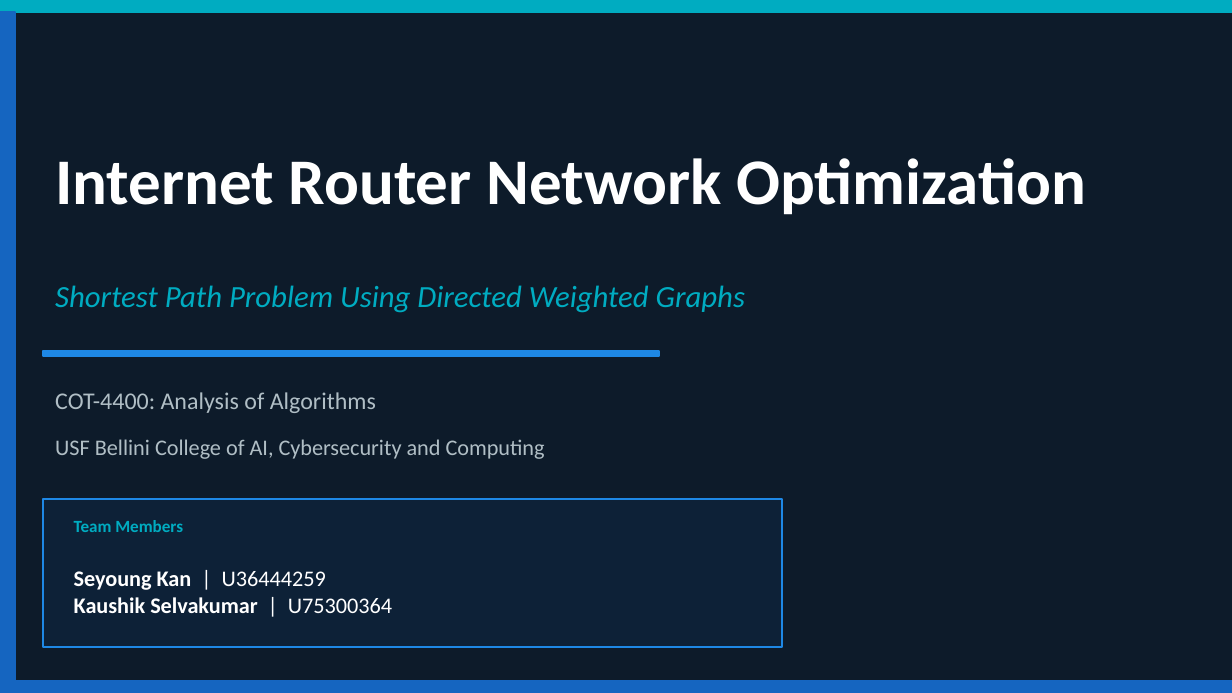
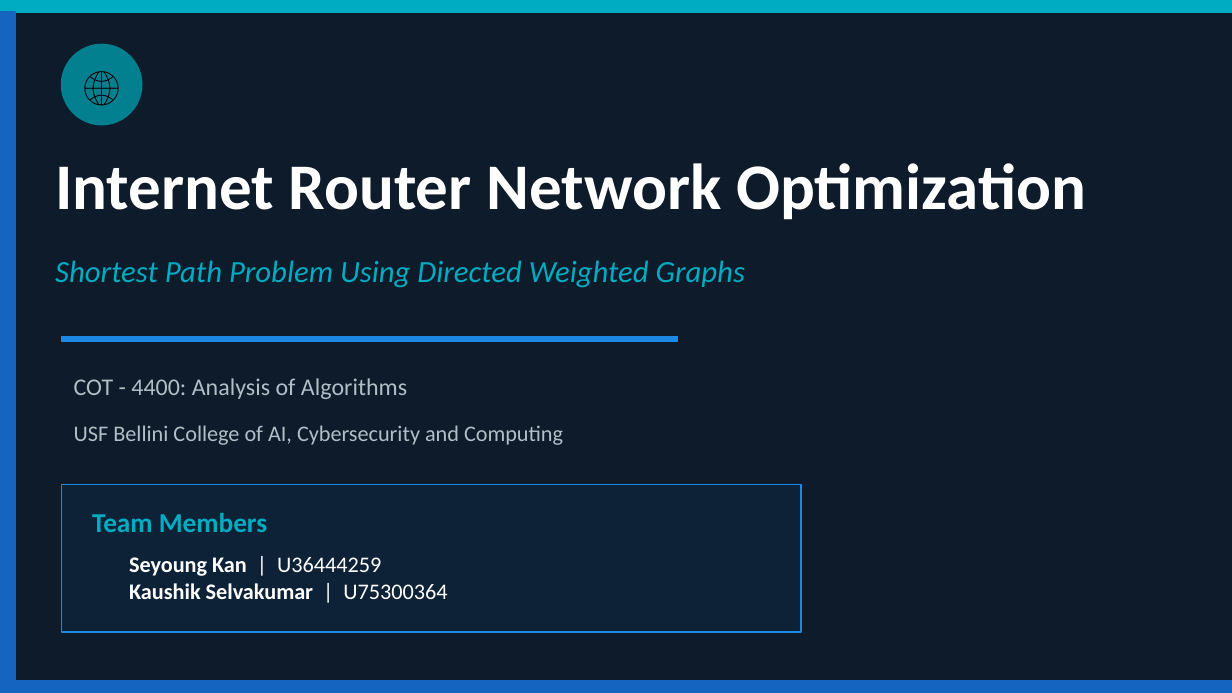
Before and after one commit to ZYXERO/COT4400-Router-Network-Optimization, a slide deck: slide 1 of docs/slides/COT4400_Presentation.pptx. Drawn at 1232x693 pixels with LibreOffice and Linux fonts; fonts in the diff are those of the drawing. Boxes give left, top, right and bottom in pixels: in the first picture for what was removed or moved away, otherwise in the second. Text is boxed around its words. In the diff, an @@ line names an element or a change of style, - is before the commit and + after.

```diff
--- a/docs/slides/COT4400_Presentation.pptx
+++ b/docs/slides/COT4400_Presentation.pptx
@@ ellipse added at [62,44,142,124], fill #028090, outline #028090 1 pt @@
@@ text added at [62,43,142,126], 20 pt, text #000000 @@
+🌐
@@ text "Internet Router Network Optimization": place and size @@
-text "Internet Router Network Optimization" at [55,158,1086,215]
+text "Internet Router Network Optimization" at [55,163,1086,220]
@@ text "Shortest Path Problem Using Directed ...": place and size @@
-text "Shortest Path Problem Using Directed ..." at [55,285,745,312]
+text "Shortest Path Problem Using Directed ..." at [55,260,745,287]
@@ text at [74,378,407,399]: spaces changed @@
-COT-4400: Analysis of Algorithms
+COT - 4400: Analysis of Algorithms
@@ 2 rectangles, 1 text: place and size @@
-2 rectangles, 1 text at [43,351,782,647]
+2 rectangles, 1 text at [62,336,801,632]
@@ text "Team Members": place and size @@
-text "Team Members" at [74,520,183,532]
+text "Team Members" at [92,513,267,532]
@@ text "Team Members" at [92,513,267,532]: size 10 to 16 pt @@
@@ text "Seyoung Kan | U36444259 Kaushik ...": place and size @@
-text "Seyoung Kan | U36444259 Kaushik ..." at [74,571,392,613]
+text "Seyoung Kan | U36444259 Kaushik ..." at [129,557,447,599]
```
Also in this commit, not shown: 10 other slides changed, 4 slides added, 2 other files.
